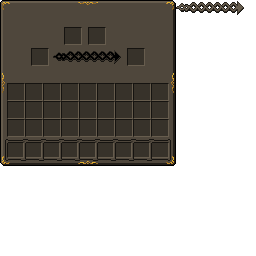
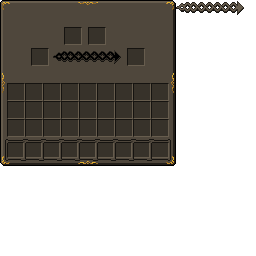
Layered file, before and after one edit (256 x 256). Changes by layer:
painted on "arrows" over [61, 2, 191, 62]
